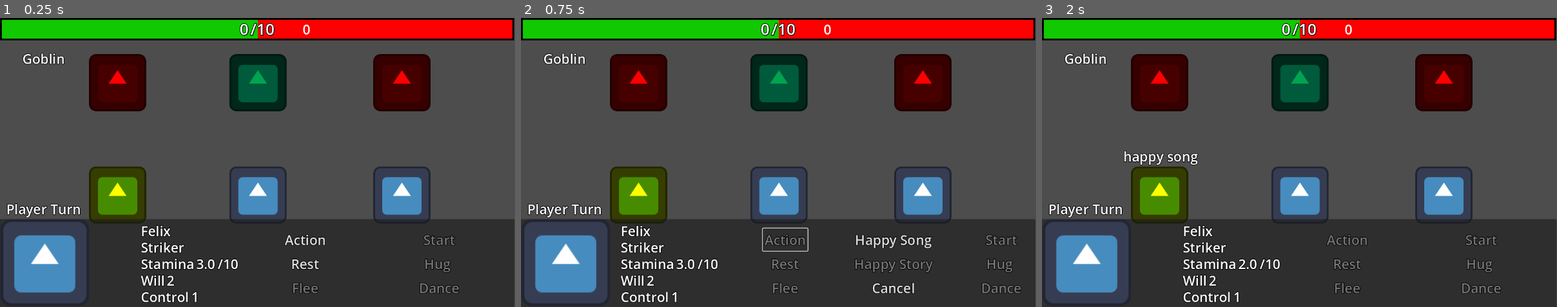
Above: before the commit, frames 1-3 (left to right).
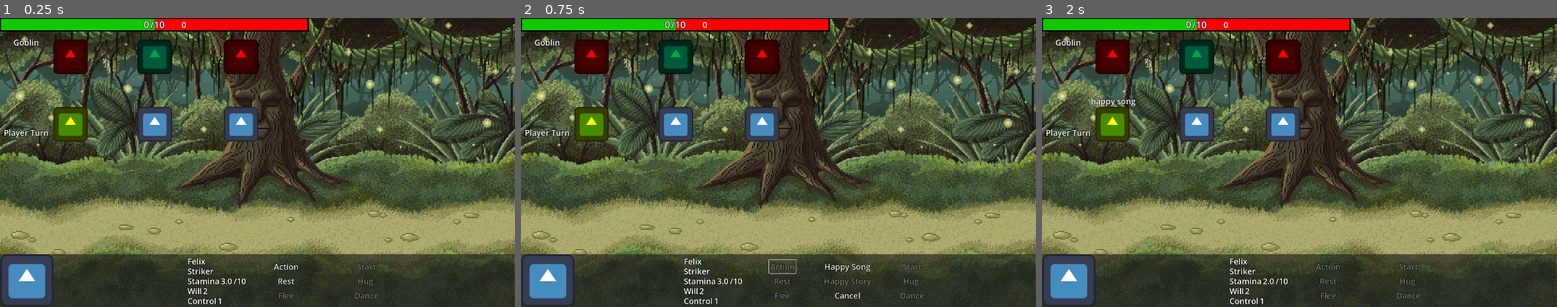
Above: after the commit, the same moments.

Repository: SamantaMancini/heaven_upsidedown
Game: Godot game, scene res://main.tscn
The game is run twice, just before and just after one commit, with the same random seed, the same clock (stepped at 60 frames per second) and the same inputs. The engine's default icon, where the game draws it, is replaced by a stand-in: a white triangle on a blue panel in a dark square.
Inputs:
- Up to frame 1 (0.25 s): no input
- Up to frame 2 (0.75 s): click "Action" at 0.5 s
- Up to frame 3 (2 s): click "Happy Song" at 1.25 s

The runs differ from the first frame. In frame 1, 76% of the frame differs, in the area x 0-100%, y 0-100%; in frame 2, 76%; in frame 3, 76%.

Commit message:
+ background

Diff:
--- a/main.tscn
+++ b/main.tscn
@@ -1,8 +1,9 @@
-[gd_scene load_steps=21 format=3 uid="uid://drtkuhohyhd7y"]
+[gd_scene load_steps=22 format=3 uid="uid://drtkuhohyhd7y"]
 
 [ext_resource type="Script" uid="uid://i5vh5c34pinp" path="res://main.gd" id="1_h2yge"]
 [ext_resource type="PackedScene" uid="uid://cwxsurn25xrva" path="res://chars/players/player.tscn" id="1_ig7tw"]
 [ext_resource type="Resource" uid="uid://7pcl2k4pm55d" path="res://chars/players/stats/striker.tres" id="2_0xm2m"]
+[ext_resource type="Texture2D" uid="uid://8260y6i3s2lg" path="res://sprites/Battleground3.png" id="2_4c57u"]
 [ext_resource type="PackedScene" uid="uid://ck67bmr7jicmn" path="res://chars/enemies/enemy.tscn" id="2_7mycd"]
 [ext_resource type="Script" uid="uid://wr0gogv12wnh" path="res://chars/players/stats/skill.gd" id="3_5vw27"]
 [ext_resource type="Resource" uid="uid://dvtk710t8shh7" path="res://chars/players/stats/defence.tres" id="4_1bvp3"]
@@ -120,9 +121,14 @@
 buttons_cure = [NodePath("CanvasLayer/Control/Player/Cure"), NodePath("CanvasLayer/Control/Player2/Cure_2"), NodePath("CanvasLayer/Control/Player3/Cure_3")]
 
 [node name="Camera2D" type="Camera2D" parent="."]
-position = Vector2(577, 326)
+position = Vector2(956, 543)
 
 [node name="CanvasLayer" type="CanvasLayer" parent="."]
+
+[node name="TextureRect" type="TextureRect" parent="CanvasLayer"]
+offset_right = 1920.0
+offset_bottom = 1080.0
+texture = ExtResource("2_4c57u")
 
 [node name="Control" type="Control" parent="CanvasLayer"]
 layout_mode = 3
--- a/project.godot
+++ b/project.godot
@@ -19,6 +19,11 @@
 
 GlobalEvent="*res://globals/global_events/global_event.tscn"
 
+[display]
+
+window/size/viewport_width=1920
+window/size/viewport_height=1080
+
 [rendering]
 
 renderer/rendering_method="gl_compatibility"
Binary file added: sprites/Battleground3.png
Not shown, added: sprites/Battleground3.png.import
